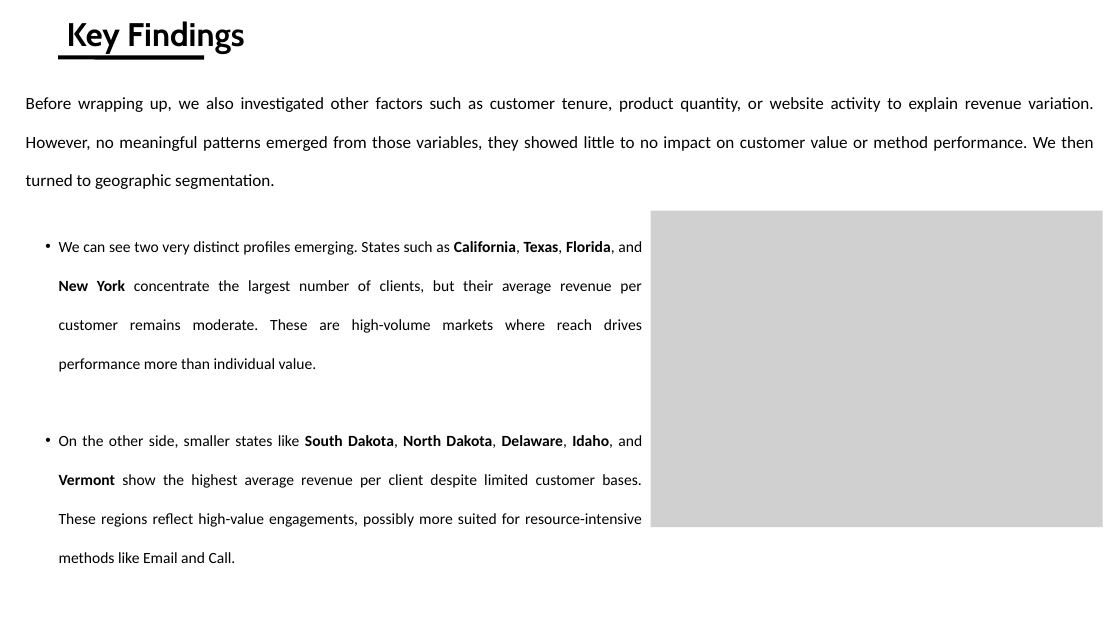
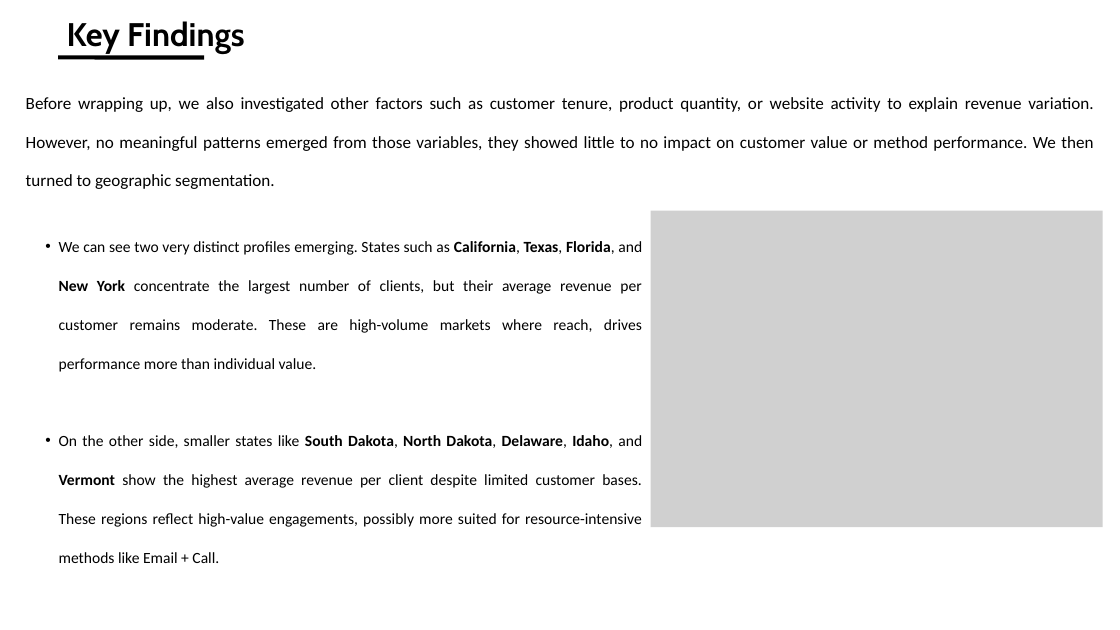
Before and after one commit to A-Helkias/Data-Analyst-Certification, a slide deck: slide 8 of Presentation - Data Analyst Certification.pptx. Drawn at 1120x630 pixels with LibreOffice and Linux fonts; fonts in the diff are those of the drawing; grey boxes stand for pictures. Boxes give left, top, right and bottom in pixels: in the first picture for what was removed or moved away, otherwise in the second. Text is boxed around its words. In the diff, an @@ line names an element or a change of style, - is before the commit and + after.

```diff
--- a/Presentation - Data Analyst Certification.pptx
+++ b/Presentation - Data Analyst Certification.pptx
@@ text at bbox=[59, 241, 642, 563]: text changed @@
-  • We can see two very distinct profiles emerging. States such as California, Texas, Florida, and New York concentrate the largest number of clients, but their average revenue per customer remains moderate. These are high-volume markets where reach drives performance more than individual value.
-  • On the other side, smaller states like South Dakota, North Dakota, Delaware, Idaho, and Vermont show the highest average revenue per client despite limited customer bases. These regions reflect high-value engagements, possibly more suited for resource-intensive methods like Email and Call.
+  • We can see two very distinct profiles emerging. States such as California, Texas, Florida, and New York concentrate the largest number of clients, but their average revenue per customer remains moderate. These are high-volume markets where reach, drives performance more than individual value.
+  • On the other side, smaller states like South Dakota, North Dakota, Delaware, Idaho, and Vermont show the highest average revenue per client despite limited customer bases. These regions reflect high-value engagements, possibly more suited for resource-intensive methods like Email + Call.
```
Also in this commit, not shown: 6 other slides changed, 2 other files.
